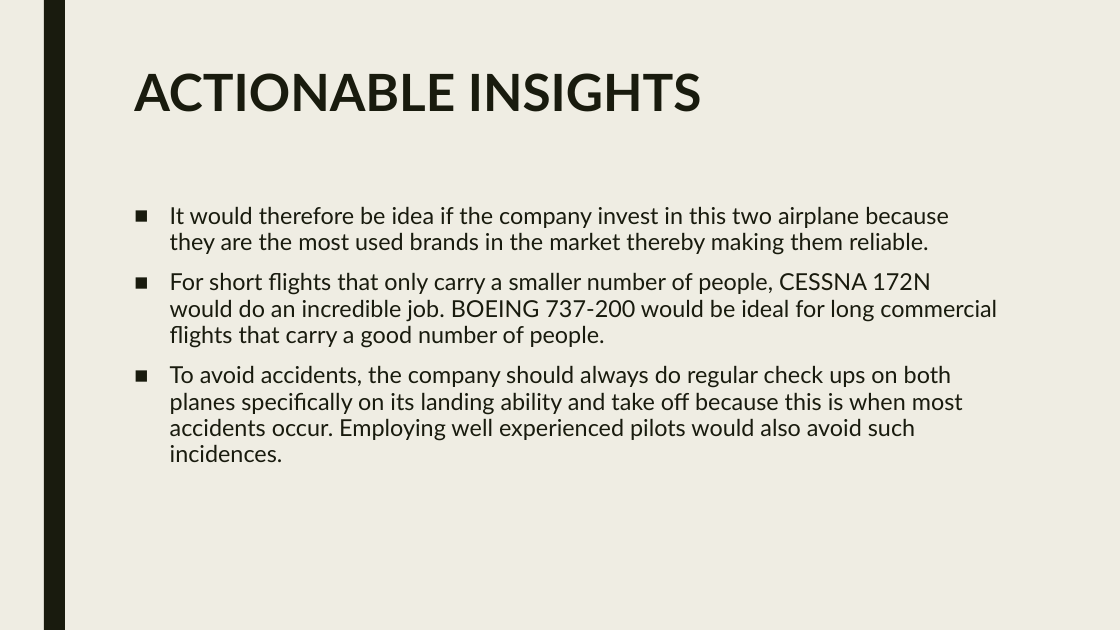
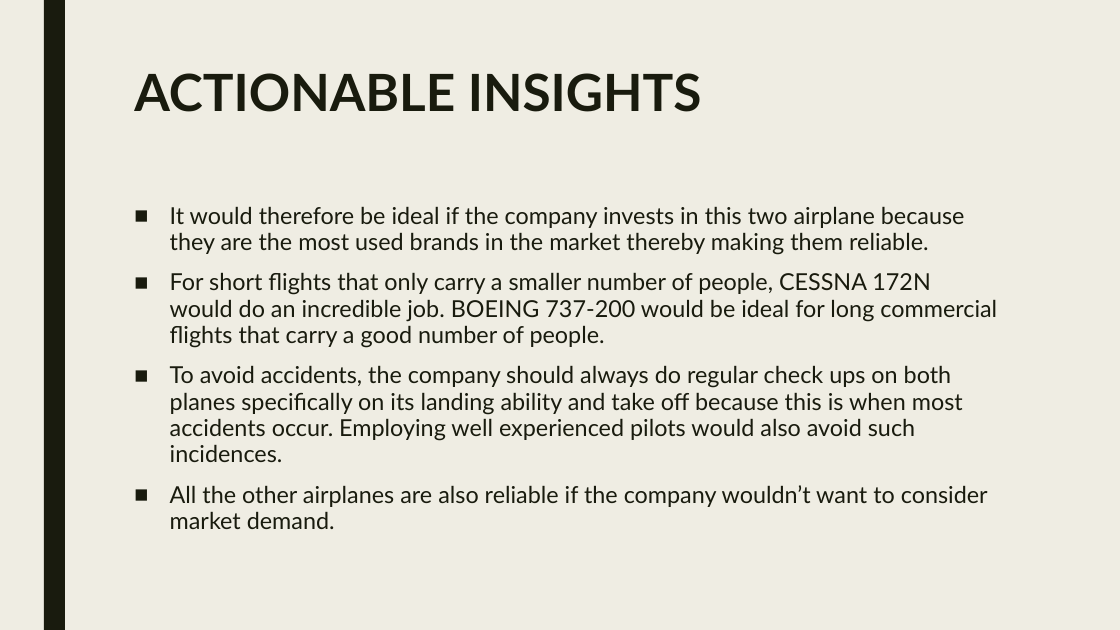
Before and after one commit to Sydney-Were/PhaseOne-Project, a slide deck: slide 11 of files/Presentation.pdf.pptx. Drawn at 1120x630 pixels with LibreOffice and Linux fonts; fonts in the diff are those of the drawing. Boxes give left, top, right and bottom in pixels: in the first picture for what was removed or moved away, otherwise in the second. Text is boxed around its words. In the diff, an @@ line names an element or a change of style, - is before the commit and + after.

```diff
--- a/files/Presentation.pdf.pptx
+++ b/files/Presentation.pdf.pptx
@@ text at box(170, 206, 965, 255): text changed @@
-■ It would therefore be idea if the company invest in this two airplane because they are the most used brands in the market thereby making them reliable.
+■ It would therefore be ideal if the company invests in this two airplane because they are the most used brands in the market thereby making them reliable.
@@ text at box(170, 485, 988, 529): paragraph added @@
+■ All the other airplanes are also reliable if the company wouldn’t want to consider market demand.
```
Also in this commit, not shown: 1 other slide changed, 1 other file.
